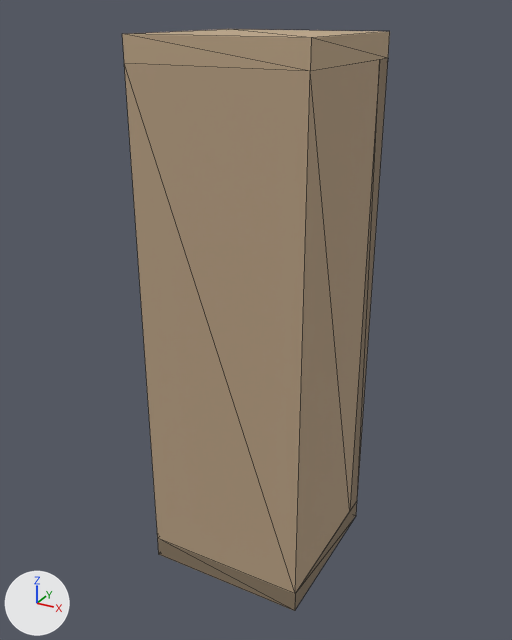
What one commit did to the glTF model assets/interiores/estanteria_empotrada_desgastada_01.glb.
One viewpoint serves both versions: a camera (50 mm lens) standing at (1.84, -3.42, 3.31) and looking at (-0.03, -0.01, 1.61). The axes (+X, +Y, +Z) are drawn at lower left. The lights are the same throughout. The first picture is the older version. Mesh edges are drawn as thin lines. Vertices at exactly the same position are counted once.

The older version as bpy lines, for what is in view:
```python
me_estanteria_empotrada_desgastada = bpy.data.meshes.new('estanteria_empotrada_desgastada')
me_estanteria_empotrada_desgastada.from_pydata(...)  # 20 vertices, 32 faces; spans x -0.5..0.5, y -0.5..0.5, z 0.0..3.2
me_estanteria_empotrada_desgastada.materials.append(mat_vertexcolor)
ob_estanteria_empotrada_desgastada = bpy.data.objects.new('estanteria_empotrada_desgastada', me_estanteria_empotrada_desgastada)
ob_estanteria_empotrada_desgastada.location = (0.0, 0.0, 0.0)
```
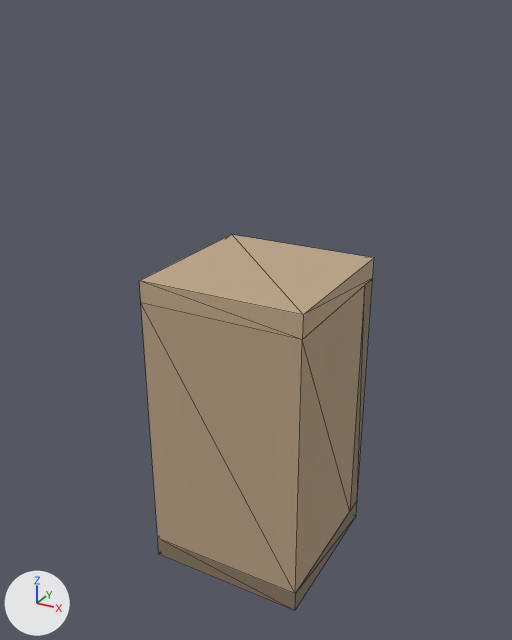
Scene script edits in JSON lines:
```json
{"block": "me_estanteria_empotrada_desgastada", "where": "# used by ob_estanteria_empotrada_desgastada; location = (0.0, 0.0, 0.0)"}
{"op": "remove", "block": "me_estanteria_empotrada_desgastada", "code": "me_estanteria_empotrada_desgastada.from_pydata(...)  # 20 vertices, 32 faces; spans x -0.5..0.5, y -0.5..0.5, z 0.0..3.2"}
{"op": "add", "block": "me_estanteria_empotrada_desgastada", "code": "me_estanteria_empotrada_desgastada.from_pydata(...)  # 20 vertices, 32 faces; spans x -0.5..0.5, y -0.5..0.5, z 0.0..1.93"}
{"block": "me_estanteria_empotrada_desgastada", "change": "me_estanteria_empotrada_desgastada part 1: all 10 vertices in x -0.5..0.5, y -0.5..0.5, z 3.07..3.2 are moved by (0.0, 0.0, -1.27)"}
```

Boxes [x1, y1, x2, y2] around the edits, measured in the pictures (512 x 640 px; the box of a moved part takes in the faces that stretch with it):
```json
{"object": "estanteria_empotrada_desgastada", "change": "reshaped", "before": [122, 29, 390, 611], "after": [139, 234, 374, 611], "on screen": "12% narrower, 35% shorter"}
{"part": 1, "of": "me_estanteria_empotrada_desgastada", "change": "moved or reshaped", "before": [122, 29, 390, 592], "after": [139, 234, 374, 592]}
```
